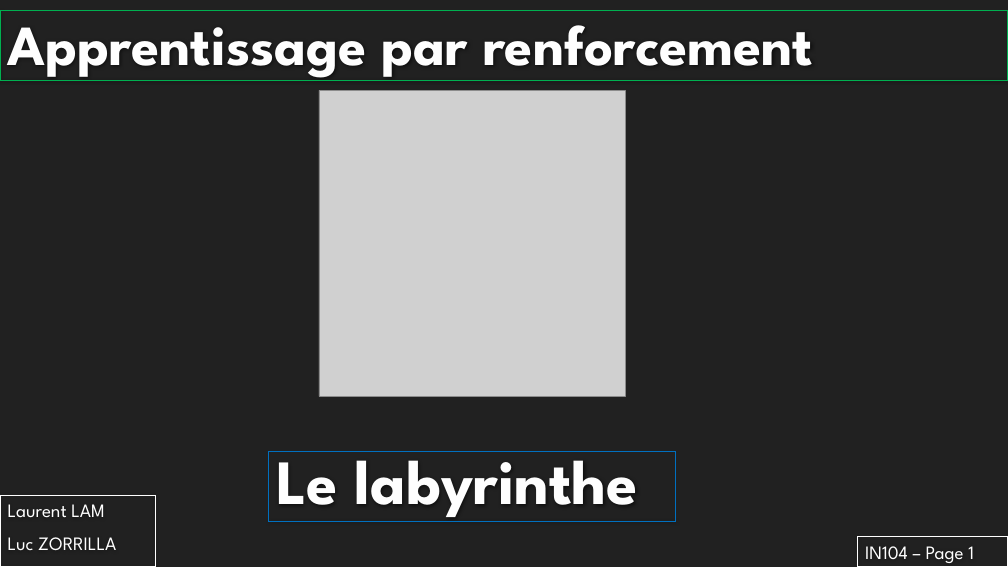
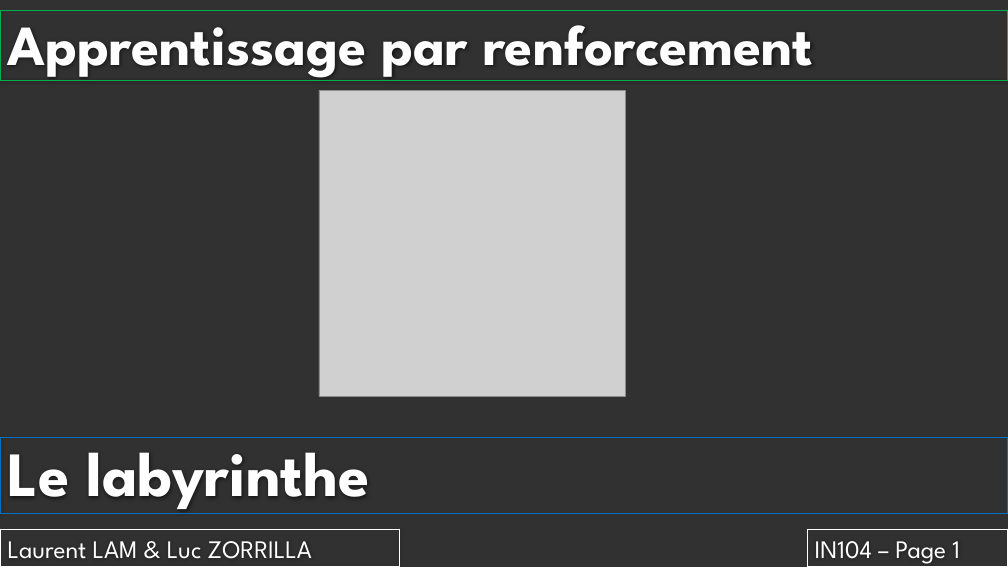
Before and after one commit to laurentlam/labyrinth_solving, a slide deck: slide 1 of Livrables/Présentation.pptx. Drawn at 1008x567 pixels with LibreOffice and Linux fonts; fonts in the diff are those of the drawing; grey boxes stand for pictures; background and template pictures are left out. Boxes give left, top, right and bottom in pixels: in the first picture for what was removed or moved away, otherwise in the second. Text is boxed around its words. In the diff, an @@ line names an element or a change of style, - is before the commit and + after.

```diff
--- a/Livrables/Présentation.pptx
+++ b/Livrables/Présentation.pptx
@@ background #212121 to #313131 @@
@@ rectangle "Le labyrinthe": place and size @@
-rectangle "Le labyrinthe" at (268, 451, 675, 521)
+rectangle "Le labyrinthe" at (0, 437, 1008, 513)
@@ subtitle "Laurent LAM & Luc ZORRILLA": place and size @@
-subtitle "Laurent LAM & Luc ZORRILLA" at (0, 495, 156, 567)
+subtitle "Laurent LAM & Luc ZORRILLA" at (0, 529, 399, 566)
@@ rectangle "IN104 – Page 1": place and size @@
-rectangle "IN104 – Page 1" at (858, 537, 1008, 567)
+rectangle "IN104 – Page 1" at (808, 529, 1008, 567)
@@ rectangle "IN104 – Page 1" at (808, 529, 1008, 567): size 18 to 24 pt; more space between paragraphs @@
@@ subtitle at (8, 541, 312, 559): text changed; size 18 to 24 pt @@
-Laurent LAM
-Luc ZORRILLA
+Laurent LAM & Luc ZORRILLA
```
Also in this commit, not shown: 4 other slides changed, 6 slides added, 3 slides removed.
